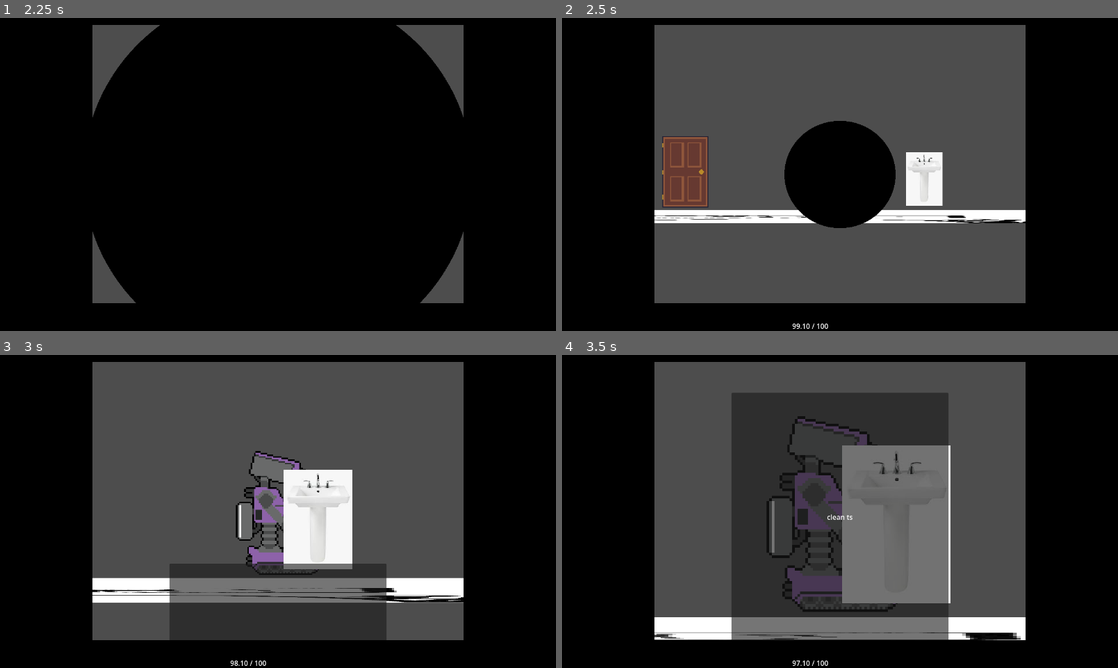
Above: before the commit, frames 1-4 (two rows, left to right).
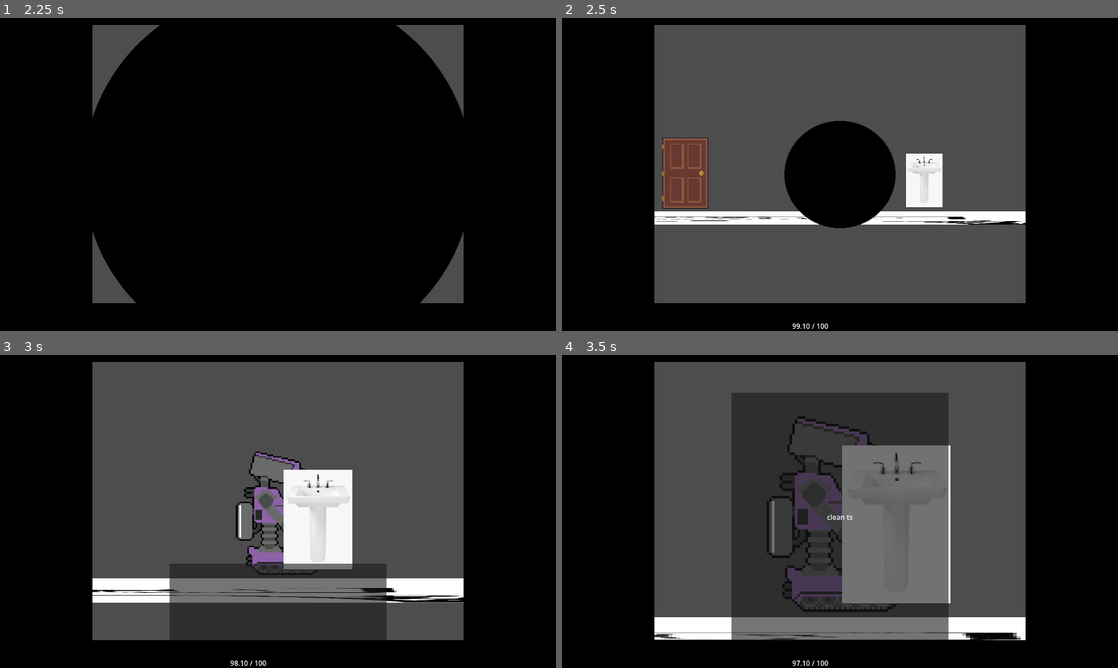
Above: after the commit, the same moments.

Repository: leorCD/Cleaning-Robot
Game: Godot game, scene res://scenes/main menu.tscn
Same seed, same stepped clock (60 frames per second), same inputs: the game is played once before the commit and once after it.
Inputs:
- Up to frame 1 (2.25 s): click "play" at 0.5 s; click "play" at 1.25 s; tap Enter at 2 s; hold D (right) from 2.03 s (still down); hold Space (spacebar) from 2.03 s (still down)
- Up to frame 2 (2.5 s): keep holding D (right); keep holding Space (spacebar); tap W (up) at 2.27 s
- Up to frame 3 (3 s): keep holding D (right); release Space (spacebar) at 2.78 s; tap Space (spacebar) at 2.85 s
- Up to frame 4 (3.5 s): keep holding D (right); tap W (up) at 3.02 s

Frame 1 is identical in both runs. In frame 2, 1.6% of the frame differs, in the area x 16-84%, y 37-66%; in frame 3, less than 0.1%; in frame 4, nothing differs.

Commit message:
Camera responds to movement

Diff:
--- a/player/player.gd
+++ b/player/player.gd
@@ -51,10 +51,13 @@
 	# set current movement state (for cleaning tasks)
 	if crouching:
 		movementState = States.MovementState.CROUCHING
+		camera.position.y = 15
 	elif reaching:
 		movementState = States.MovementState.REACHING
+		camera.position.y = -15
 	else:
 		movementState = States.MovementState.STANDING
+		camera.position.y = 0
 
 	move_and_slide()
 
@@ -84,4 +87,5 @@
 		newZoom = 6.0
 	else:
 		newZoom = 2.0
+	camera.position = Vector2.ZERO
 	zoomIn.tween_property(camera, "zoom", Vector2(newZoom, newZoom), 1.0)
